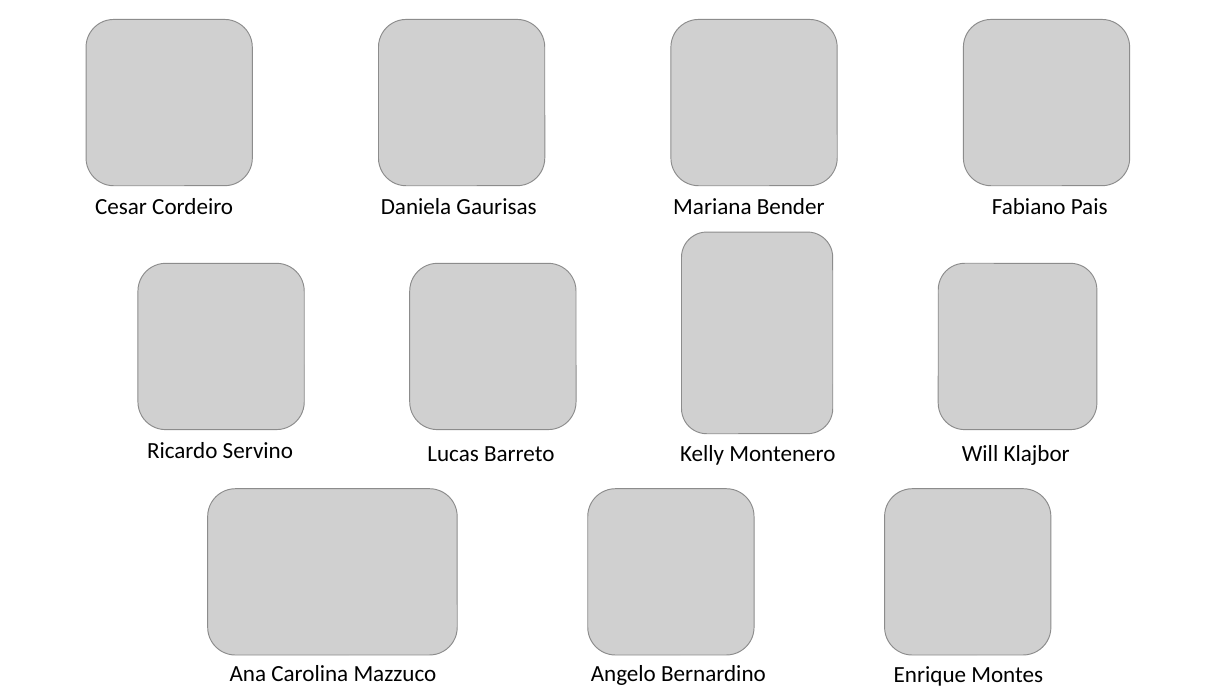
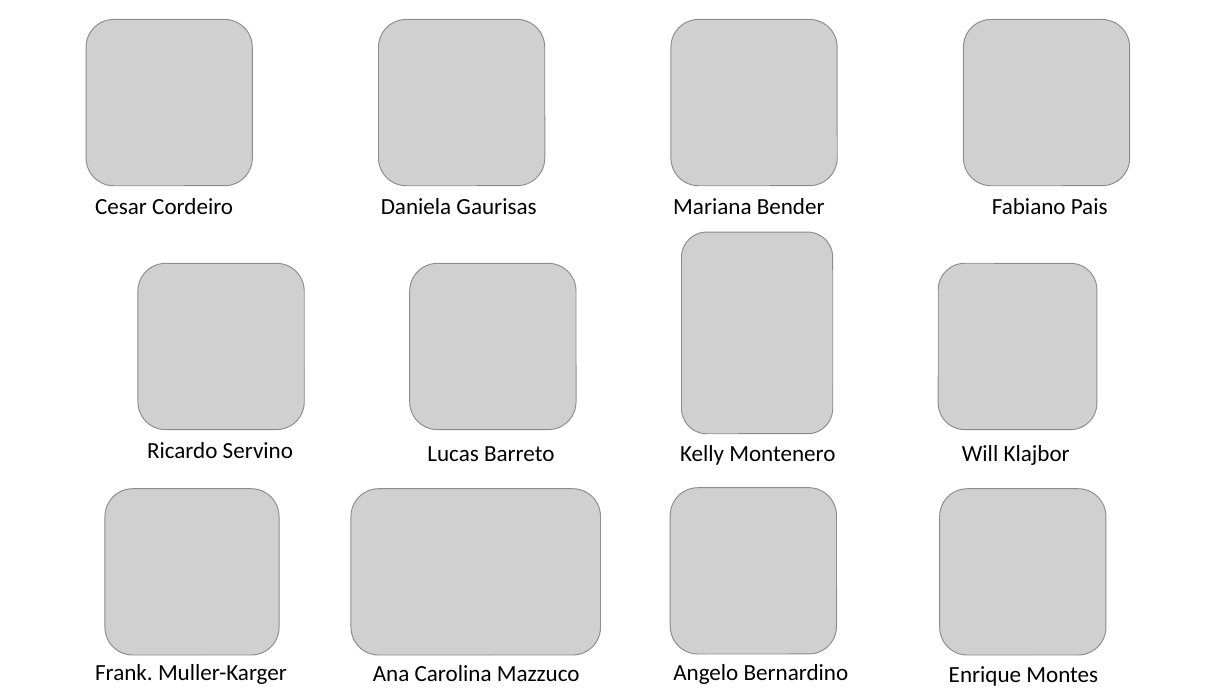
Before and after one commit to eqmh/Ocean_Data_Bootcamp, a slide deck: slide 1 of docs/images/speakers.pptx. Drawn at 1232x693 pixels with LibreOffice and Linux fonts; fonts in the diff are those of the drawing; grey boxes stand for pictures. Boxes give left, top, right and bottom in pixels: in the first picture for what was removed or moved away, otherwise in the second. Text is boxed around its words. In the diff, an @@ line names an element or a change of style, - is before the commit and + after.

Commit message:
added Frank to the list of speakers

```diff
--- a/docs/images/speakers.pptx
+++ b/docs/images/speakers.pptx
@@ picture added at (105, 489, 279, 655) @@
@@ picture: place and size @@
-picture at (208, 489, 457, 655)
+picture at (351, 489, 601, 655)
@@ picture: place and size @@
-picture at (588, 489, 754, 655)
+picture at (670, 488, 836, 654)
@@ picture: place and size @@
-picture at (884, 489, 1051, 655)
+picture at (940, 489, 1106, 655)
@@ text "Ana Carolina Mazzuco": place and size @@
-text "Ana Carolina Mazzuco" at (230, 665, 437, 681)
+text "Ana Carolina Mazzuco" at (373, 665, 580, 681)
@@ text "Angelo Bernardino": place and size @@
-text "Angelo Bernardino" at (591, 665, 766, 685)
+text "Angelo Bernardino" at (673, 664, 849, 684)
@@ text "Enrique Montes": place and size @@
-text "Enrique Montes" at (894, 666, 1043, 686)
+text "Enrique Montes" at (949, 666, 1098, 686)
@@ text added at (95, 664, 287, 684), 18 pt, text #000000 @@
+Frank. Muller-Karger
```
Also in this commit, not shown: 8 other files.
